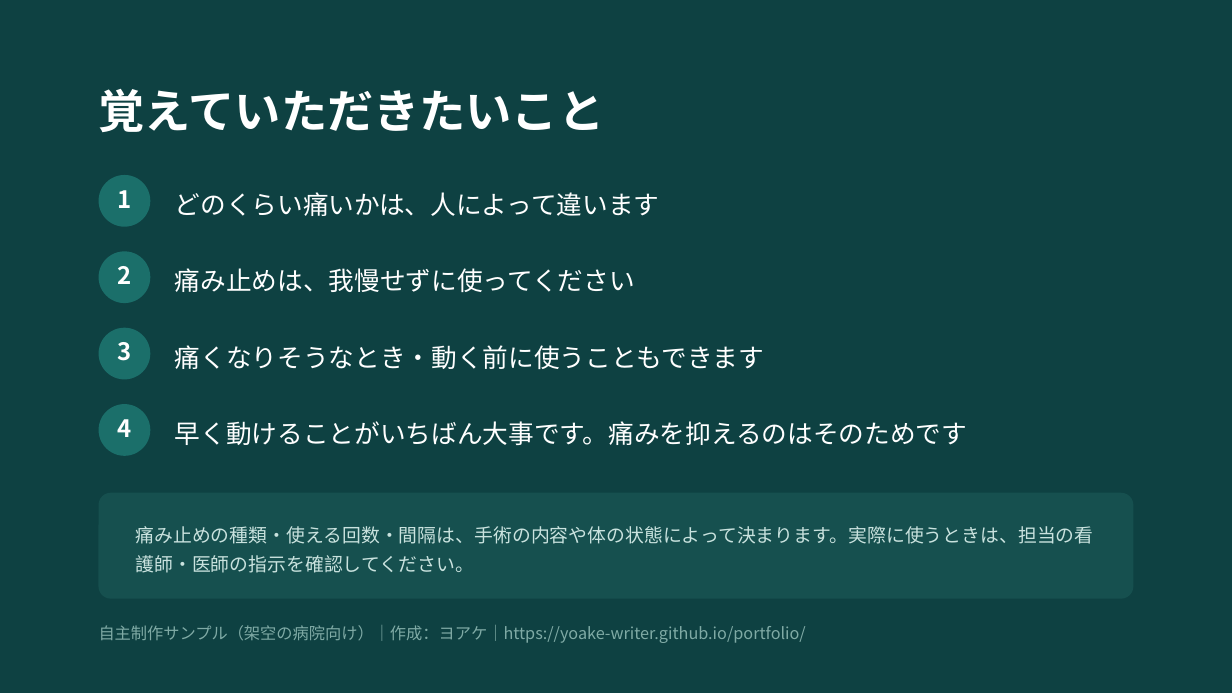
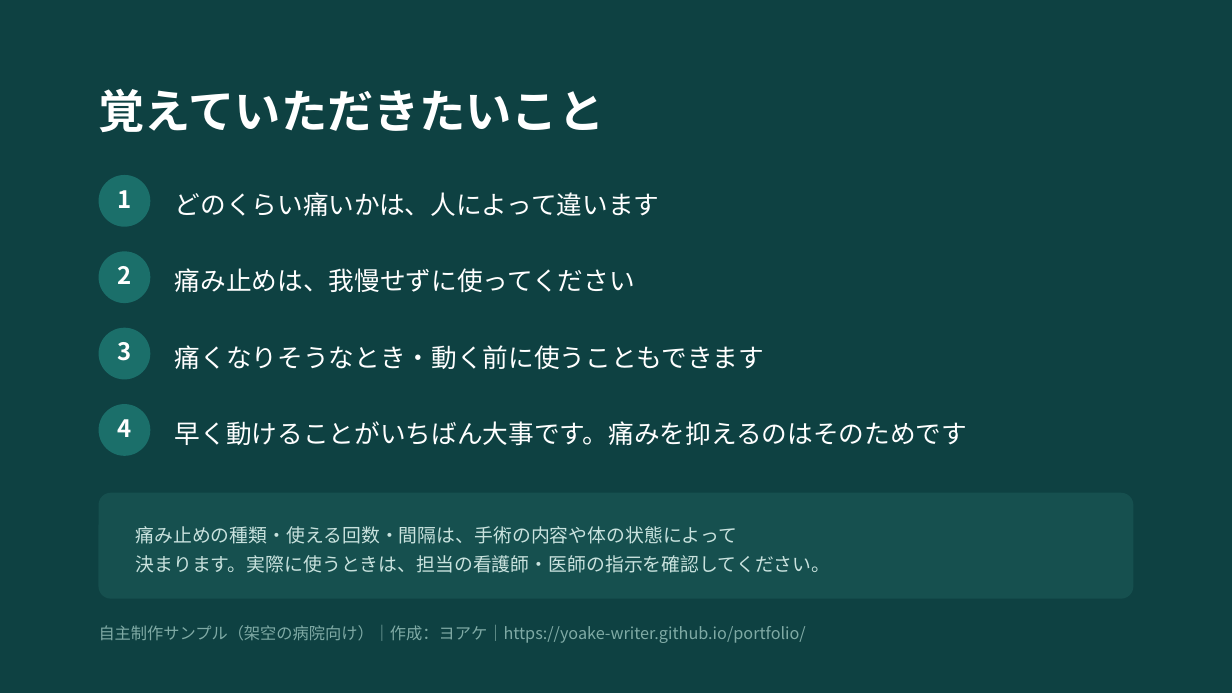
Before and after one commit to yoake-writer/yoake-writer.github.io, a slide deck: slide 7 of works/shiryo/術後の痛みの説明資料_サンプル_ヨアケ.pptx. Drawn at 1232x693 pixels with LibreOffice and Linux fonts; fonts in the diff are those of the drawing. Boxes give left, top, right and bottom in pixels: in the first picture for what was removed or moved away, otherwise in the second. Text is boxed around its words. In the diff, an @@ line names an element or a change of style, - is before the commit and + after.

```diff
--- a/works/shiryo/術後の痛みの説明資料_サンプル_ヨアケ.pptx
+++ b/works/shiryo/術後の痛みの説明資料_サンプル_ヨアケ.pptx
@@ text at box(135, 526, 830, 573): text changed @@
-痛み止めの種類・使える回数・間隔は、手術の内容や体の状態によって決まります。実際に使うときは、担当の看護師・医師の指示を確認してください。
+痛み止めの種類・使える回数・間隔は、手術の内容や体の状態によって
+決まります。実際に使うときは、担当の看護師・医師の指示を確認してください。
```
Also in this commit, not shown: 5 other slides changed, 8 other files.
